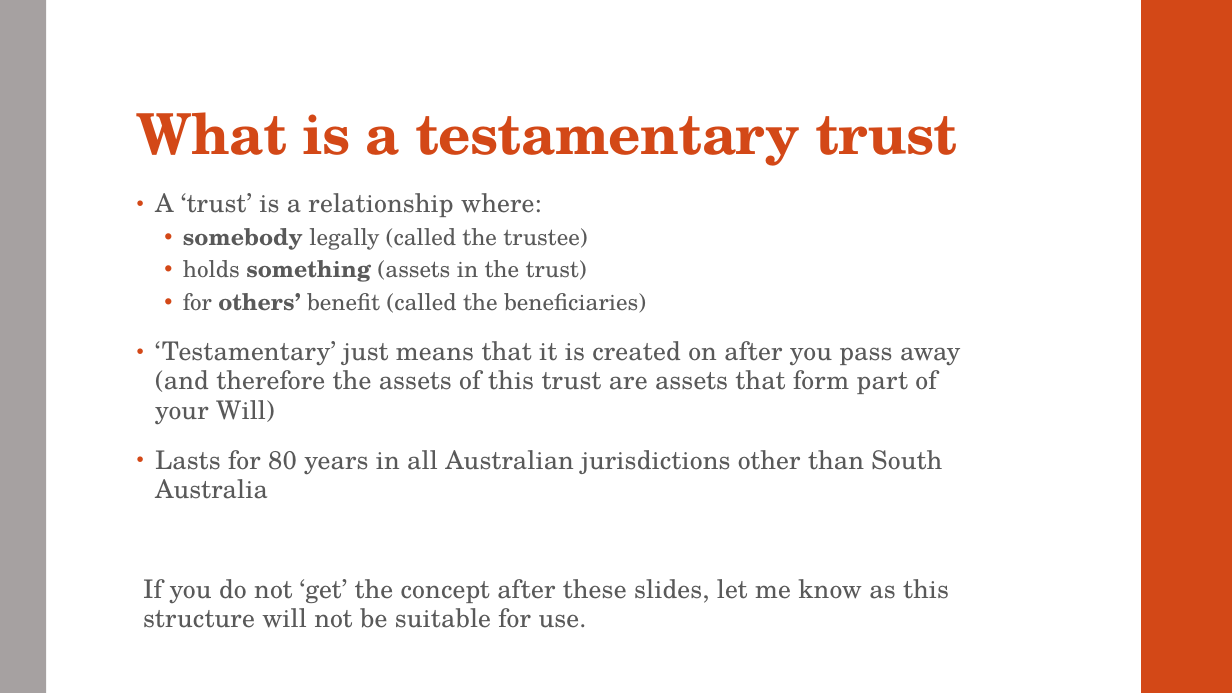
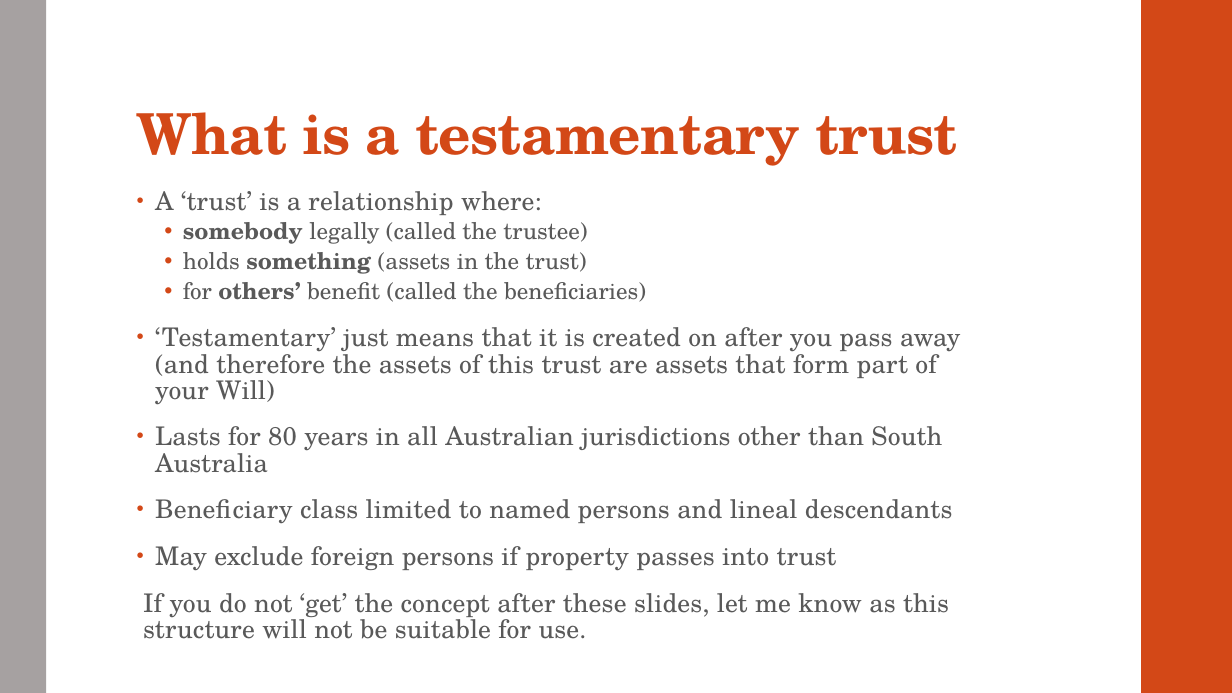
Before and after one commit to dariuschats/dariuschats.github.io, a slide deck: slide 30 of downloadables/other/Estate planning/Estate Planning Meeting Slides.pptx (slide 29 before the commit). Drawn at 1232x693 pixels with LibreOffice and Linux fonts; fonts in the diff are those of the drawing. Boxes give left, top, right and bottom in pixels: in the first picture for what was removed or moved away, otherwise in the second. Text is boxed around its words. In the diff, an @@ line names an element or a change of style, - is before the commit and + after.

```diff
--- a/downloadables/other/Estate planning/Estate Planning Meeting Slides.pptx
+++ b/downloadables/other/Estate planning/Estate Planning Meeting Slides.pptx
@@ text at (143,191,960,639): line spacing 0.95 to 0.85; line spacing 0.9 to 0.8 @@
@@ text at (155,499,952,571): paragraphs added @@
+• Beneficiary class limited to named persons and lineal descendants
+• May exclude foreign persons if property passes into trust
```
Also in this commit, not shown: 12 other slides changed, 2 slides added, 1 other file.
